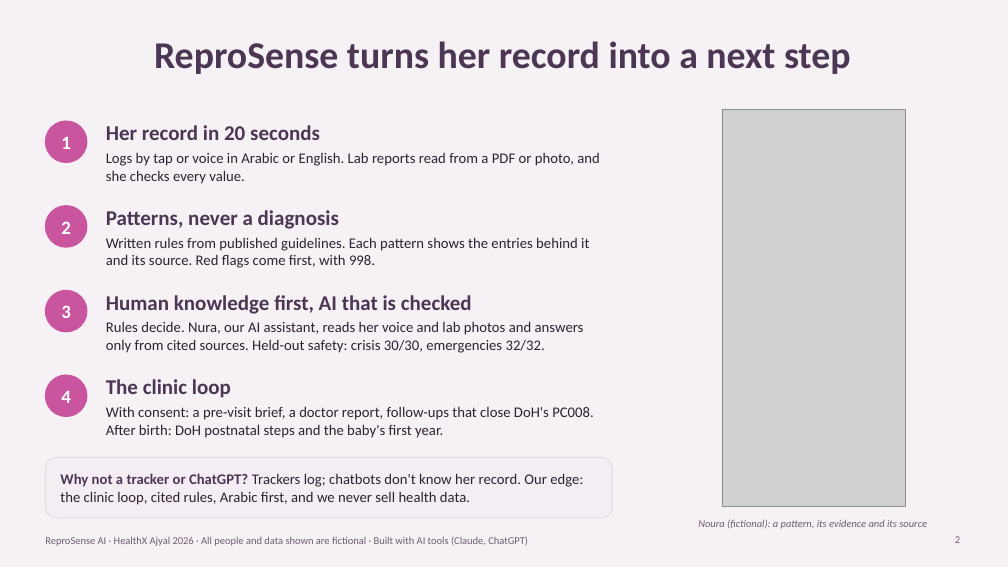
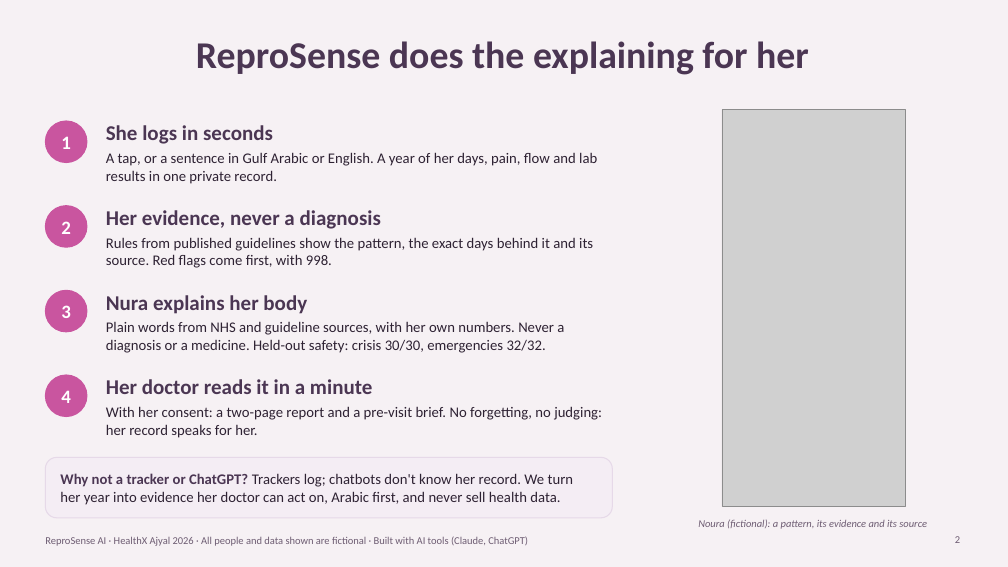
Before and after one commit to krish2105/ReproSense-AI-, a slide deck: slide 2 of pitch/ReproSense-submission.pptx. Drawn at 1008x567 pixels with LibreOffice and Linux fonts; fonts in the diff are those of the drawing; grey boxes stand for pictures. Boxes give left, top, right and bottom in pixels: in the first picture for what was removed or moved away, otherwise in the second. Text is boxed around its words. In the diff, an @@ line names an element or a change of style, - is before the commit and + after.

```diff
--- a/pitch/ReproSense-submission.pptx
+++ b/pitch/ReproSense-submission.pptx
@@ title at <box>196,41,809,75</box>: text changed @@
-ReproSense turns her record into a next step
+ReproSense does the explaining for her
@@ text at <box>106,125,273,144</box>: text changed @@
-Her record in 20 seconds
+She logs in seconds
@@ text at <box>106,152,597,184</box>: text changed @@
-Logs by tap or voice in Arabic or English. Lab reports read from a PDF or photo, and she checks every value.
+A tap, or a sentence in Gulf Arabic or English. A year of her days, pain, flow and lab results in one private record.
@@ text at <box>106,237,593,268</box>: text changed @@
-Written rules from published guidelines. Each pattern shows the entries behind it and its source. Red flags come first, with 998.
+Rules from published guidelines show the pattern, the exact days behind it and its source. Red flags come first, with 998.
@@ text at <box>106,210,381,229</box>: text changed @@
-Patterns, never a diagnosis
+Her evidence, never a diagnosis
@@ text at <box>106,295,307,314</box>: text changed @@
-Human knowledge first, AI that is checked
+Nura explains her body
@@ text at <box>106,321,564,353</box>: text changed @@
-Rules decide. Nura, our AI assistant, reads her voice and lab photos and answers only from cited sources. Held-out safety: crisis 30/30, emergencies 32/32.
+Plain words from NHS and guideline sources, with her own numbers. Never a diagnosis or a medicine. Held-out safety: crisis 30/30, emergencies 32/32.
@@ text at <box>106,379,372,394</box>: text changed @@
-The clinic loop
+Her doctor reads it in a minute
@@ text at <box>106,406,602,438</box>: text changed @@
-With consent: a pre-visit brief, a doctor report, follow-ups that close DoH's PC008. After birth: DoH postnatal steps and the baby's first year.
+With her consent: a two-page report and a pre-visit brief. No forgetting, no judging: her record speaks for her.
@@ text at <box>60,473,573,505</box>: text changed @@
-Why not a tracker or ChatGPT? Trackers log; chatbots don't know her record. Our edge: the clinic loop, cited rules, Arabic first, and we never sell health data.
+Why not a tracker or ChatGPT? Trackers log; chatbots don't know her record. We turn her year into evidence her doctor can act on, Arabic first, and never sell health data.
```
Also in this commit, not shown: 2 other slides changed, 1 slide added, 1 slide removed, 5 other files.
